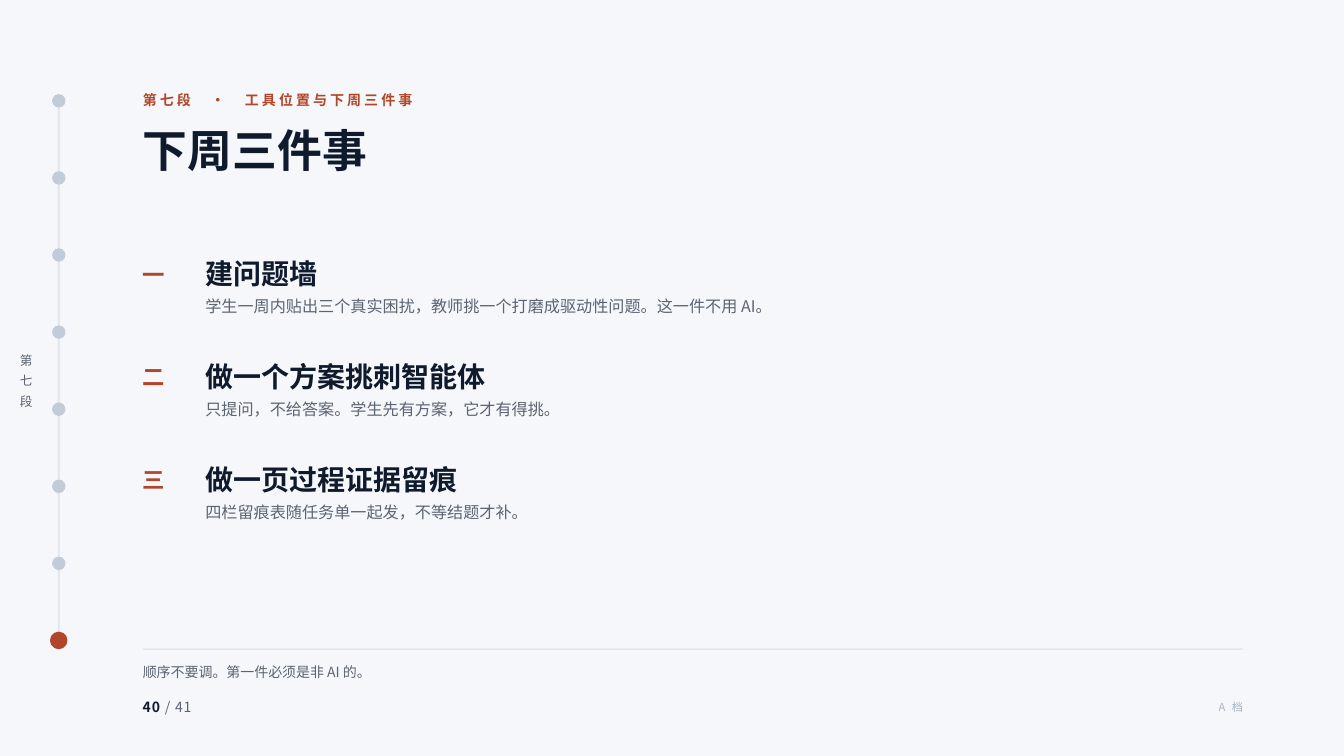
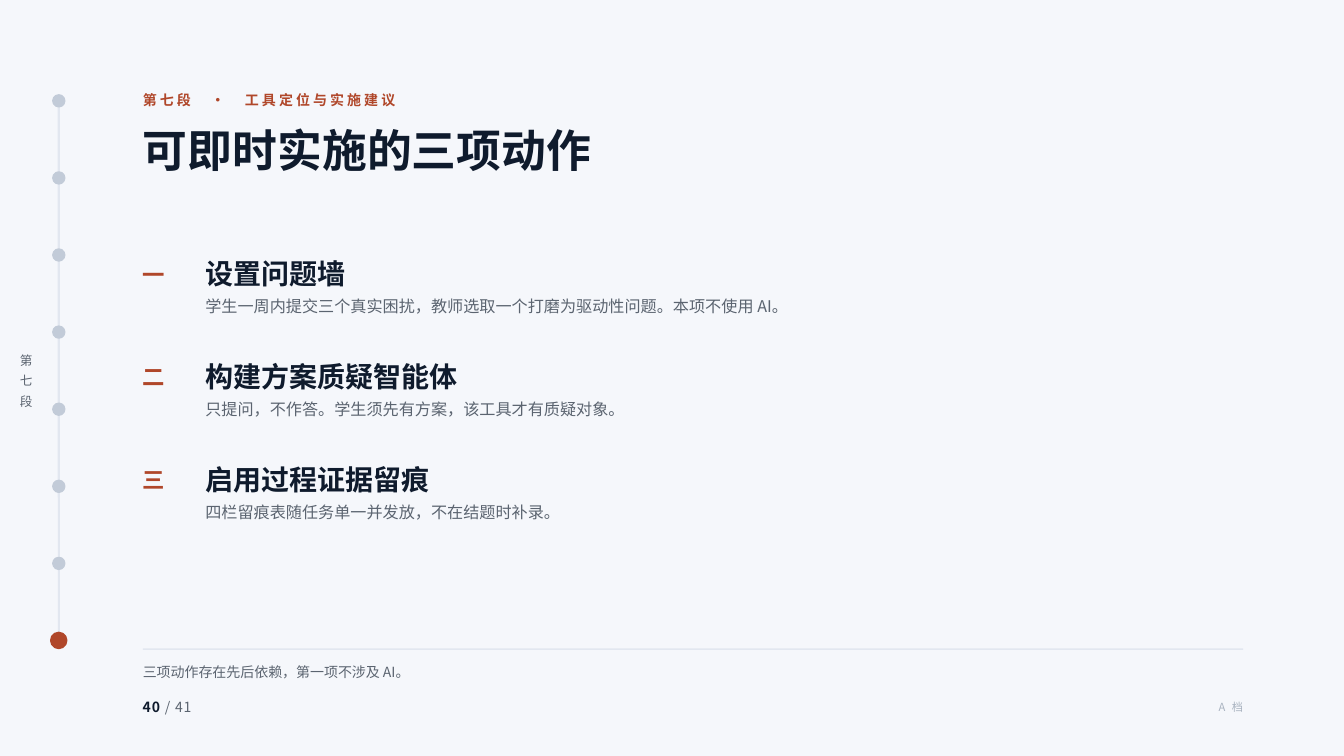
Before and after one commit to tonyxinvip/slides, a slide deck: slide 40 of comprehensive-practice-ai/做中学与综合实践活动.pptx. Drawn at 1344x756 pixels with LibreOffice and Linux fonts; fonts in the diff are those of the drawing. Boxes give left, top, right and bottom in pixels: in the first picture for what was removed or moved away, otherwise in the second. Text is boxed around its words. In the diff, an @@ line names an element or a change of style, - is before the commit and + after.

```diff
--- a/comprehensive-practice-ai/做中学与综合实践活动.pptx
+++ b/comprehensive-practice-ai/做中学与综合实践活动.pptx
@@ text at [143, 92, 395, 110]: text changed @@
-第七段 · 工具位置与下周三件事
+第七段 · 工具定位与实施建议
@@ text at [143, 128, 591, 171]: text changed @@
-下周三件事
+可即时实施的三项动作
@@ text at [205, 260, 345, 287]: text changed @@
-建问题墙
+设置问题墙
@@ text at [205, 298, 788, 314]: text changed @@
-学生一周内贴出三个真实困扰，教师挑一个打磨成驱动性问题。这一件不用 AI。
+学生一周内提交三个真实困扰，教师选取一个打磨为驱动性问题。本项不使用 AI。
@@ text at [205, 363, 457, 390]: text changed @@
-做一个方案挑刺智能体
+构建方案质疑智能体
@@ text at [205, 401, 624, 417]: text changed @@
-只提问，不给答案。学生先有方案，它才有得挑。
+只提问，不作答。学生须先有方案，该工具才有质疑对象。
@@ text at [205, 466, 429, 493]: text changed @@
-做一页过程证据留痕
+启用过程证据留痕
@@ text at [205, 504, 560, 520]: text changed @@
-四栏留痕表随任务单一起发，不等结题才补。
+四栏留痕表随任务单一并发放，不在结题时补录。
@@ text at [143, 665, 410, 678]: text changed @@
-顺序不要调。第一件必须是非 AI 的。
+三项动作存在先后依赖，第一项不涉及 AI。
```
Also in this commit, not shown: 38 other slides changed, 10 other files.
